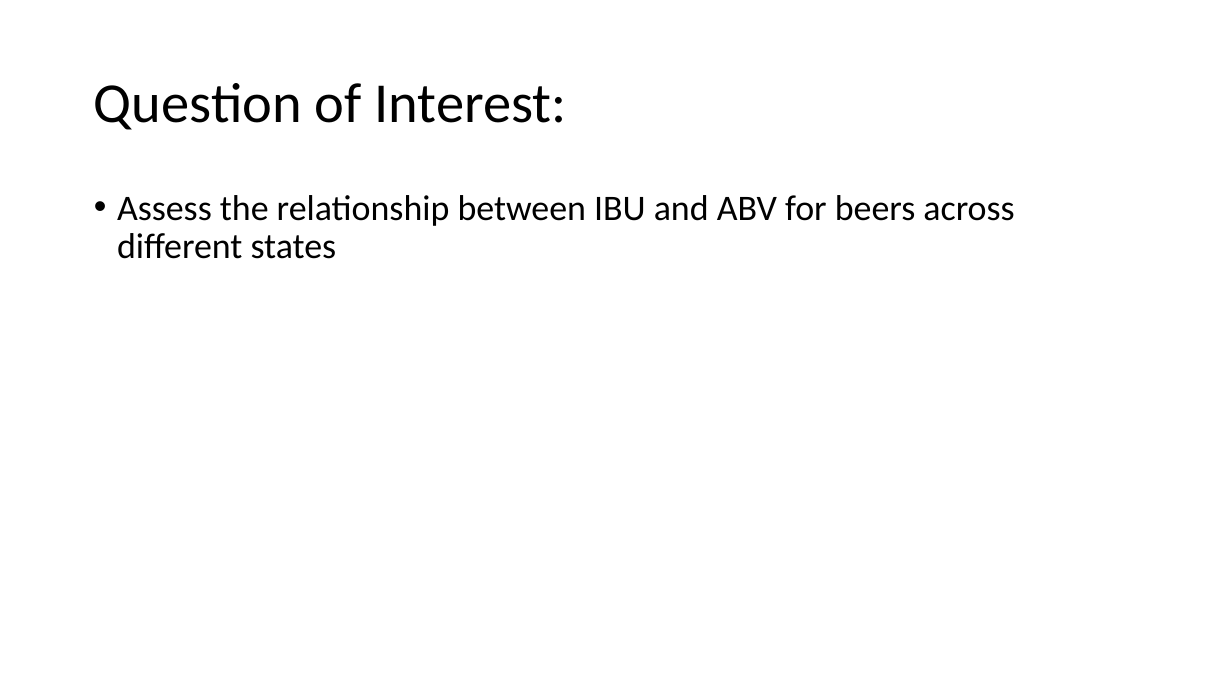
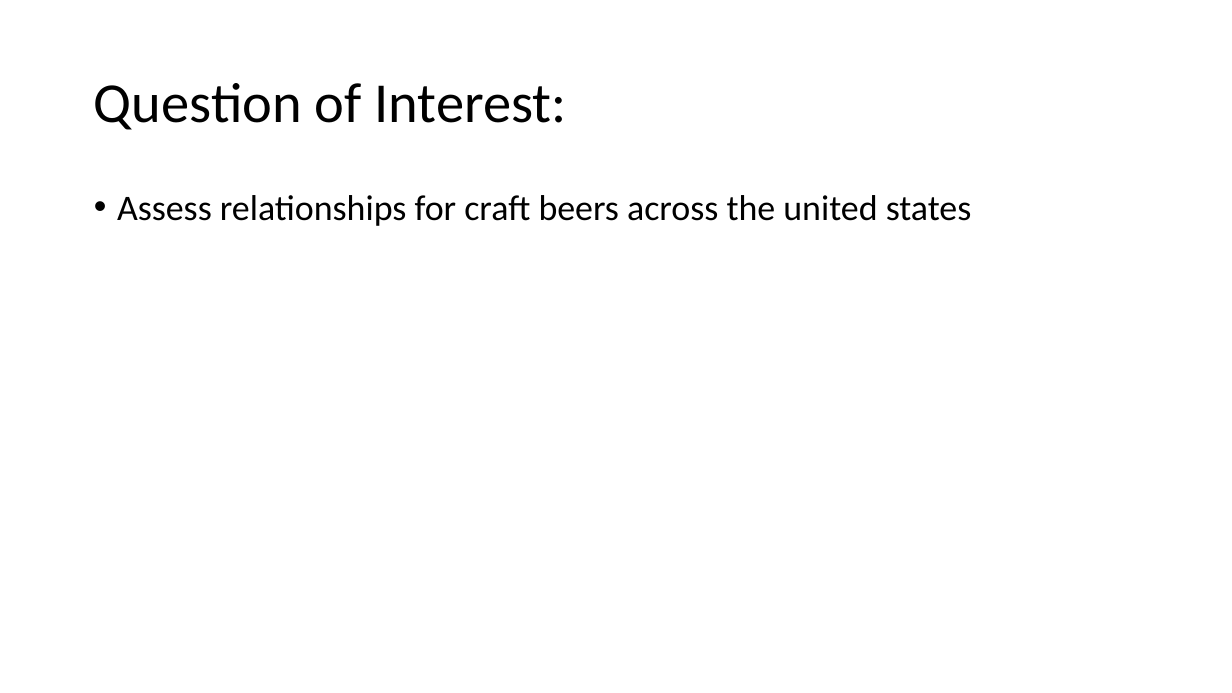
Before and after one commit to RiccoFerraro/dds_case_study_1, a slide deck: slide 2 of Beers_and_Breweries.pptx (slide 3 before the commit). Drawn at 1232x693 pixels with LibreOffice and Linux fonts; fonts in the diff are those of the drawing. Boxes give left, top, right and bottom in pixels: in the first picture for what was removed or moved away, otherwise in the second. Text is boxed around its words. In the diff, an @@ line names an element or a change of style, - is before the commit and + after.

```diff
--- a/Beers_and_Breweries.pptx
+++ b/Beers_and_Breweries.pptx
@@ text at [117,195,972,226]: text changed @@
-• Assess the relationship between IBU and ABV for beers across different states
+• Assess relationships for craft beers across the united states
```
Also in this commit, not shown: 4 other slides changed, 3 slides removed, 3 other files.
